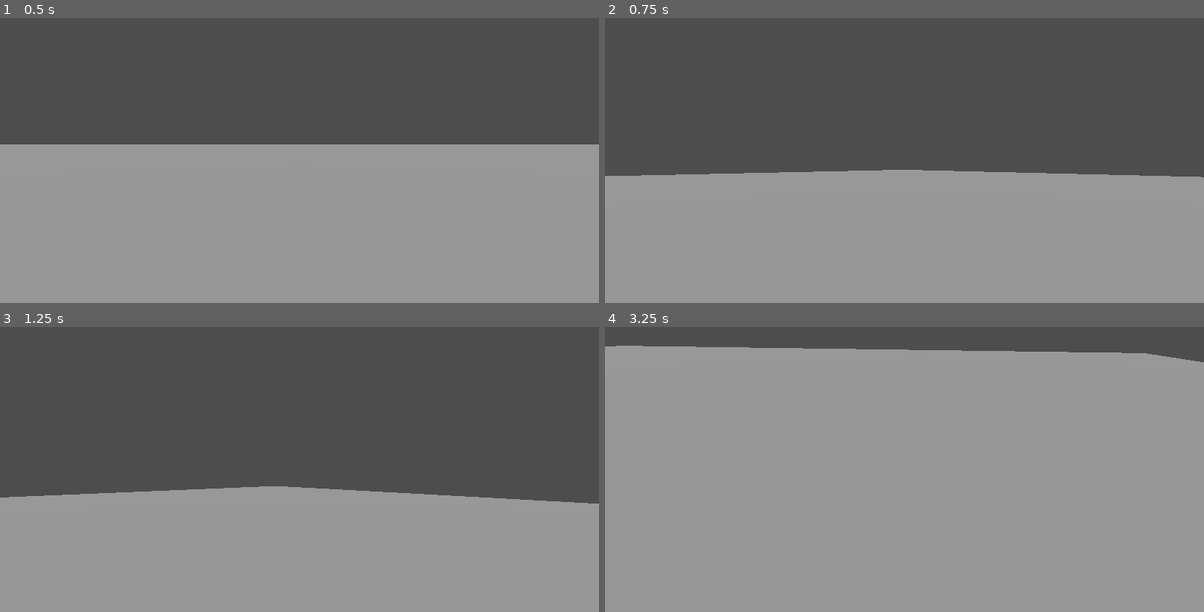
Above: before the commit, frames 1-4 (two rows, left to right).
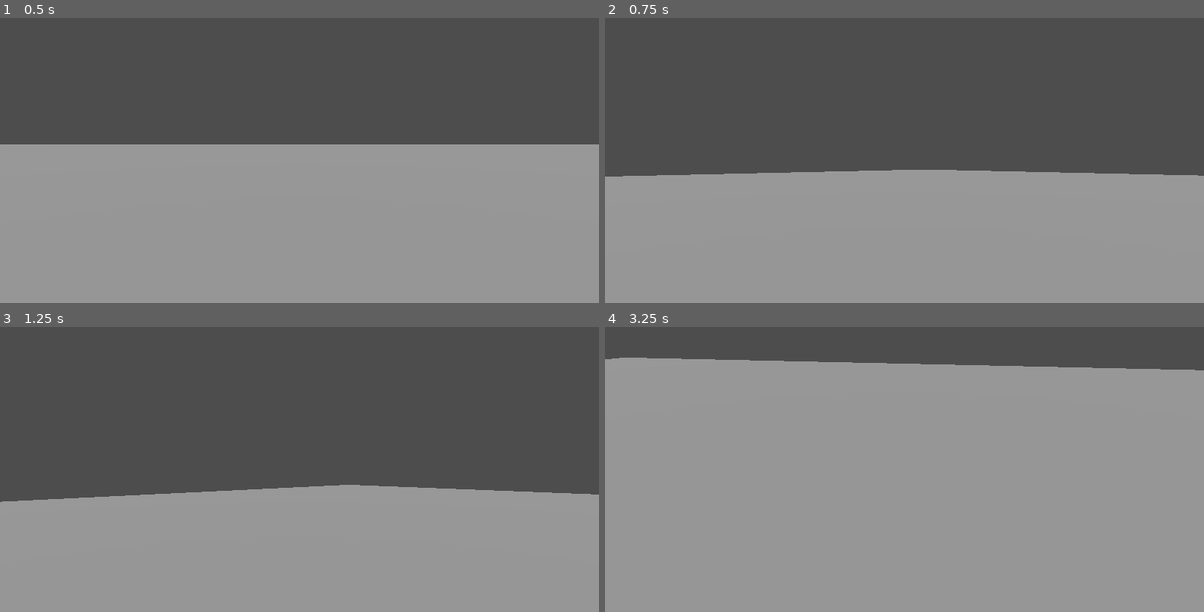
Above: after the commit, the same moments.

Repository: jblake05/godot-proj
Game: Godot game, scene res://main.tscn
Two runs of this game, one before a commit and one after it. Both use one fixed random seed, a clock stepped at 60 frames per second and the inputs below.
Inputs (mouse positions are in pixels of both pictures, inside the frame that each line leads up to):
- Up to frame 1 (0.5 s): no input
- Up to frame 2 (0.75 s): tap Enter at 0.5 s; move the mouse to (1036, 117) at 0.52 s; hold D (move_right) from 0.53 s (still down)
- Up to frame 3 (1.25 s): keep holding D (move_right); tap Space (jump) at 0.77 s
- Up to frame 4 (3.25 s): move the mouse to (784, 460) at 1.27 s; release D (move_right) at 1.28 s; hold S (move_back) 1.28-2.03 s; tap Space (jump) at 1.52, 3.02 s; move the mouse to (964, 369) at 2.02 s; hold D (move_right) 2.03-2.78 s; move the mouse to (874, 512) at 2.77 s; hold W (move_forward) from 2.78 s (still down)

Frame 1 is identical in both runs. In frame 2, 0.2% of the frame differs, in the area x 0-100%, y 53-56%; in frame 3, 1.7%; in frame 4, 4.7%, in the area x 0-100%, y 6-16%.

Commit message:
Move in facing direction

Diff:
--- a/main.tscn
+++ b/main.tscn
@@ -11,33 +11,33 @@
 
 [sub_resource type="BoxMesh" id="BoxMesh_0xm2m"]
 
-[node name="Node3D" type="Node3D"]
+[node name="Node3D" type="Node3D" unique_id=1251143460]
 
-[node name="CharacterBody3D" type="CharacterBody3D" parent="."]
+[node name="CharacterBody3D" type="CharacterBody3D" parent="." unique_id=1665025255]
 script = ExtResource("1_ig7tw")
 jump_force = 20
 
-[node name="CollisionShape3D" type="CollisionShape3D" parent="CharacterBody3D"]
+[node name="CollisionShape3D" type="CollisionShape3D" parent="CharacterBody3D" unique_id=1159881565]
 shape = SubResource("CapsuleShape3D_0xm2m")
 debug_color = Color(6.257e-07, 0.762425, 3.85046e-07, 0.364706)
 
-[node name="MeshInstance3D" type="MeshInstance3D" parent="CharacterBody3D"]
+[node name="MeshInstance3D" type="MeshInstance3D" parent="CharacterBody3D" unique_id=885013510]
 mesh = SubResource("CapsuleMesh_ig7tw")
 
-[node name="Camera3D" type="Camera3D" parent="CharacterBody3D"]
+[node name="Camera3D" type="Camera3D" parent="CharacterBody3D" unique_id=2082612056]
 transform = Transform3D(1, 0, 0, 0, 1, 0, 0, 0, 1, 0, 0.569649, 0)
 fov = 60.0
 
-[node name="ground" type="StaticBody3D" parent="."]
+[node name="ground" type="StaticBody3D" parent="." unique_id=836434202]
 transform = Transform3D(1, 0, 0, 0, 1, 0, 0, 0, 1, 0, -1.5, 0)
 
-[node name="CollisionShape3D" type="CollisionShape3D" parent="ground"]
+[node name="CollisionShape3D" type="CollisionShape3D" parent="ground" unique_id=1625362232]
 shape = SubResource("BoxShape3D_ig7tw")
 debug_color = Color(0, 0.6, 0.701961, 1)
 
-[node name="MeshInstance3D" type="MeshInstance3D" parent="ground"]
+[node name="MeshInstance3D" type="MeshInstance3D" parent="ground" unique_id=1500714108]
 transform = Transform3D(100, 0, 0, 0, 1, 0, 0, 0, 100, 0, 0, 0)
 mesh = SubResource("BoxMesh_0xm2m")
 
-[node name="DirectionalLight3D" type="DirectionalLight3D" parent="."]
+[node name="DirectionalLight3D" type="DirectionalLight3D" parent="." unique_id=634916338]
 transform = Transform3D(1, 0, 0, 0, 1.19249e-08, 1, 0, -1, 1.19249e-08, 0, 15.4, 0)
--- a/playermove.gd
+++ b/playermove.gd
@@ -17,28 +17,30 @@
 		rotation.y = rotation.y - event.relative.x * CAMERA_SENSITIVITY
 		rotation.x = rotation.x - event.relative.y * CAMERA_SENSITIVITY
 
-
-
 func _physics_process(delta):
-	var direction = Vector3.ZERO
+	var input = Vector3.ZERO
 
 	#if mouse_relative_pos != Vector2.ZERO:
 		#print("test")
 		#print(randi() % 100)
 
+	if Input.is_action_pressed("move_forward"):
+		input = Vector3(1, 0, 1)
+	if Input.is_action_pressed("move_left"):
+		input = Vector3(1, 0, -1)
+	if Input.is_action_pressed("move_back"):
+		input = Vector3(-1, 0, -1)
 	if Input.is_action_pressed("move_right"):
-		direction.x += 1
-	if Input.is_action_pressed("move_left"):
-		direction.x -= 1
-	if Input.is_action_pressed("move_back"):
-		direction.z += 1
-	if Input.is_action_pressed("move_forward"):
-		direction.z -= 1
+		input = Vector3(-1, 0, 1)
 
+	var header = -global_transform.basis.z
+	var direction = input*header
 	if direction != Vector3.ZERO:
 		direction = direction.normalized()
 		# Setting the basis property will affect the rotation of the node.
 		# $Pivot.basis = Basis.looking_at(direction)
+
+
 
 	# Ground Velocity
 	target_velocity.x = direction.x * speed
--- a/project.godot
+++ b/project.godot
@@ -8,11 +8,15 @@
 
 config_version=5
 
+[animation]
+
+compatibility/default_parent_skeleton_in_mesh_instance_3d=true
+
 [application]
 
 config/name="level-maker-platformer"
 run/main_scene="uid://cxm8e0nroagx5"
-config/features=PackedStringArray("4.4", "Forward Plus")
+config/features=PackedStringArray("4.6", "Forward Plus")
 config/icon="res://icon.svg"
 
 [dotnet]
Not shown, changed: icon.svg.import
Not shown: 1 places in main.tscn that only renumber resources
